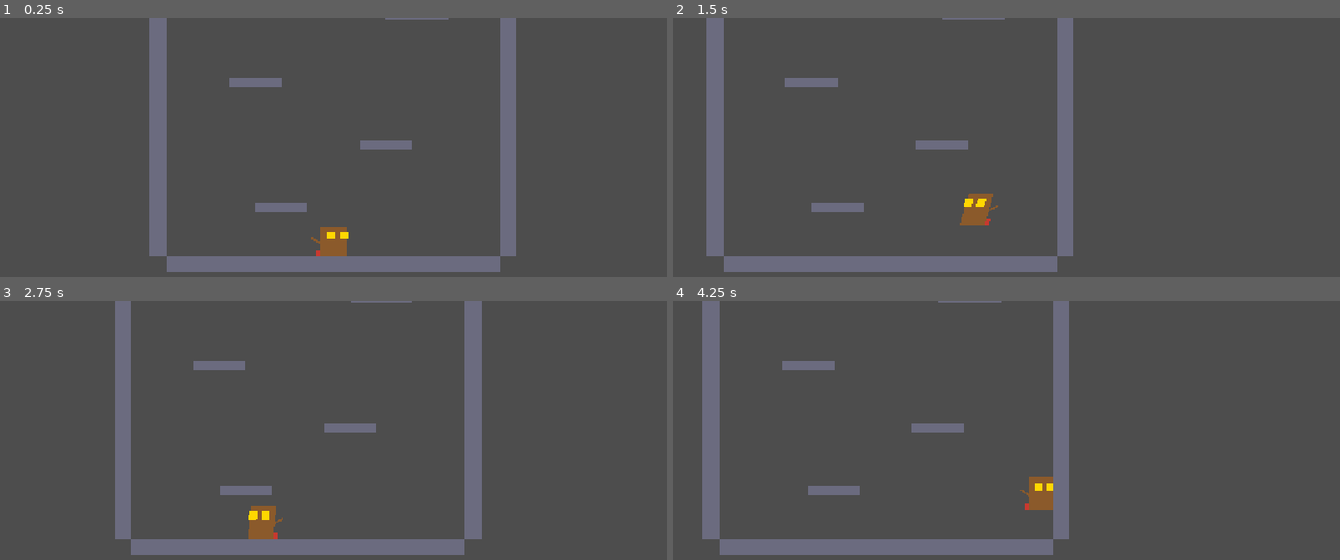
Above: before the commit, frames 1-4 (two rows, left to right).
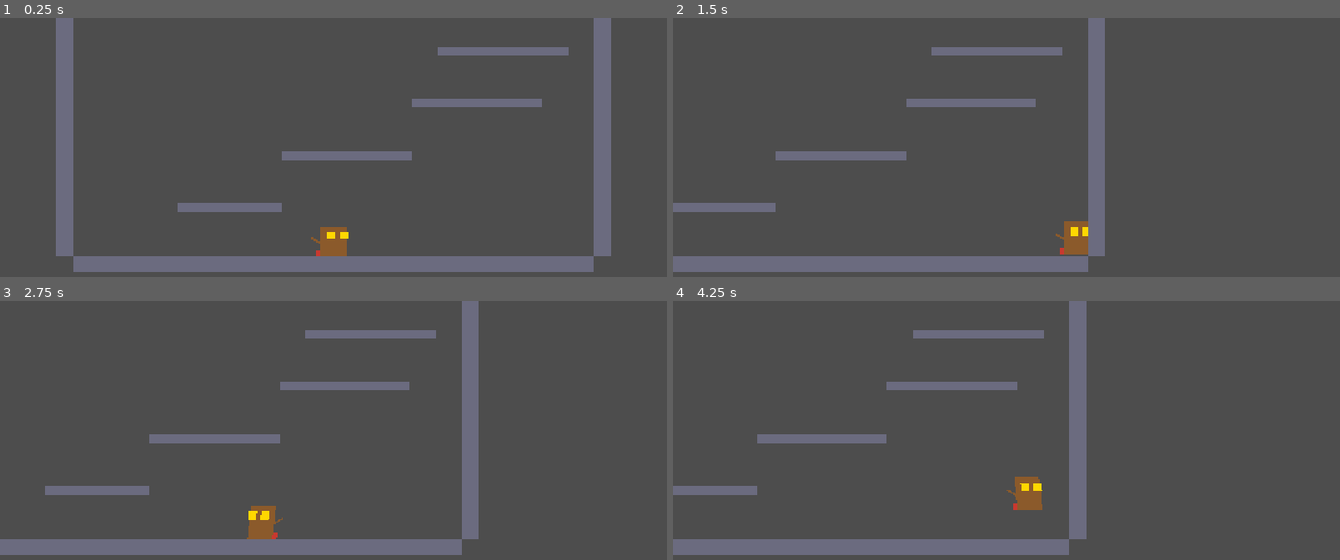
Above: after the commit, the same moments.

Repository: leopenadossilva/Juegos1
Game: Godot game, scene res://src/levels/tower_1.tscn
Two runs of this game, one before a commit and one after it. Both use one fixed random seed, a clock stepped at 60 frames per second and the inputs below. The project has no main scene, so this scene is started directly.
Inputs:
- Up to frame 1 (0.25 s): no input
- Up to frame 2 (1.5 s): tap Enter at 0.5 s; hold Right (right) from 0.53 s (still down); tap X (dash) at 0.6, 1.35 s; tap Space (jump) at 0.77 s
- Up to frame 3 (2.75 s): tap Space (jump) at 1.52 s; release Right (right) at 2.03 s; hold Left (left) from 2.03 s (still down); tap X (dash) at 2.1 s
- Up to frame 4 (4.25 s): release Left (left) at 2.78 s; hold Right (right) from 2.78 s (still down); tap X (dash) at 2.85, 3.6 s; tap Space (jump) at 3.02, 3.77 s

The runs differ from the first frame. In frame 1, 14% of the frame differs, in the area x 8-92%, y 0-99%; in frame 2, 12%; in frame 3, 7.5%; in frame 4, 11%.

Commit message:
fix(tower_1): wider tower, flow-state climbing + lock design philosophy
Tower widened from 640 to 1000 (x: -500..500), height 1500. Platforms
now consistently 100px apart vertically (well under the 112 jump
height — every climb is a single trivial jump) and 200-400 wide so
landings are forgiving. Spiral-ish path winds right, doubles back
left, ends on a wide platform under the goal.

BRAINSTORMING locks the philosophy: traversal should be easy and
flow-state; difficulty comes from chasers, hazards, timers, and
mission constraints — not platforming. Also notes that not every
level is a tower; some missions work better as wider semi-open rooms.

Co-Authored-By: Claude Opus 4.7 (1M context) <noreply@anthropic.com>

Diff:
--- a/ScaryBaboonPersecution/scary_baboon_godot_v1/src/levels/tower_1.gd
+++ b/ScaryBaboonPersecution/scary_baboon_godot_v1/src/levels/tower_1.gd
@@ -5,20 +5,23 @@
 const SPAWN_POSITION := Vector2(0, -64)
 
 const PLATFORMS: Array[Rect2] = [
-	Rect2(-320, 0, 640, 32),
-	Rect2(-352, -1750, 32, 1750),
-	Rect2(320, -1750, 32, 1750),
-	Rect2(-150, -100, 100, 16),
-	Rect2(50, -220, 100, 16),
-	Rect2(-200, -340, 100, 16),
-	Rect2(100, -470, 120, 16),
-	Rect2(-280, -600, 100, 16),
-	Rect2(160, -740, 120, 16),
-	Rect2(-200, -880, 120, 16),
-	Rect2(80, -1040, 120, 16),
-	Rect2(-280, -1220, 120, 16),
-	Rect2(120, -1420, 160, 16),
-	Rect2(-280, -1650, 180, 16),
+	Rect2(-500, 0, 1000, 32),
+	Rect2(-532, -1500, 32, 1500),
+	Rect2(500, -1500, 32, 1500),
+	Rect2(-300, -100, 200, 16),
+	Rect2(-100, -200, 250, 16),
+	Rect2(150, -300, 250, 16),
+	Rect2(200, -400, 250, 16),
+	Rect2(0, -500, 250, 16),
+	Rect2(-250, -600, 250, 16),
+	Rect2(-450, -700, 250, 16),
+	Rect2(-300, -800, 250, 16),
+	Rect2(-50, -900, 250, 16),
+	Rect2(200, -1000, 250, 16),
+	Rect2(50, -1100, 250, 16),
+	Rect2(-150, -1200, 250, 16),
+	Rect2(-350, -1300, 250, 16),
+	Rect2(-300, -1400, 400, 16),
 ]
 
 @onready var player: Player = $Player as Player
--- a/ScaryBaboonPersecution/scary_baboon_godot_v1/src/levels/tower_1.tscn
+++ b/ScaryBaboonPersecution/scary_baboon_godot_v1/src/levels/tower_1.tscn
@@ -13,7 +13,7 @@
 position = Vector2(0, -64)
 
 [node name="Goal" type="Area2D" parent="."]
-position = Vector2(-190, -1680)
+position = Vector2(-100, -1430)
 
 [node name="CollisionShape2D" type="CollisionShape2D" parent="Goal"]
 shape = SubResource("RectangleShape2D_goal")
Not shown, changed: ScaryBaboonPersecution/BRAINSTORMING.md
